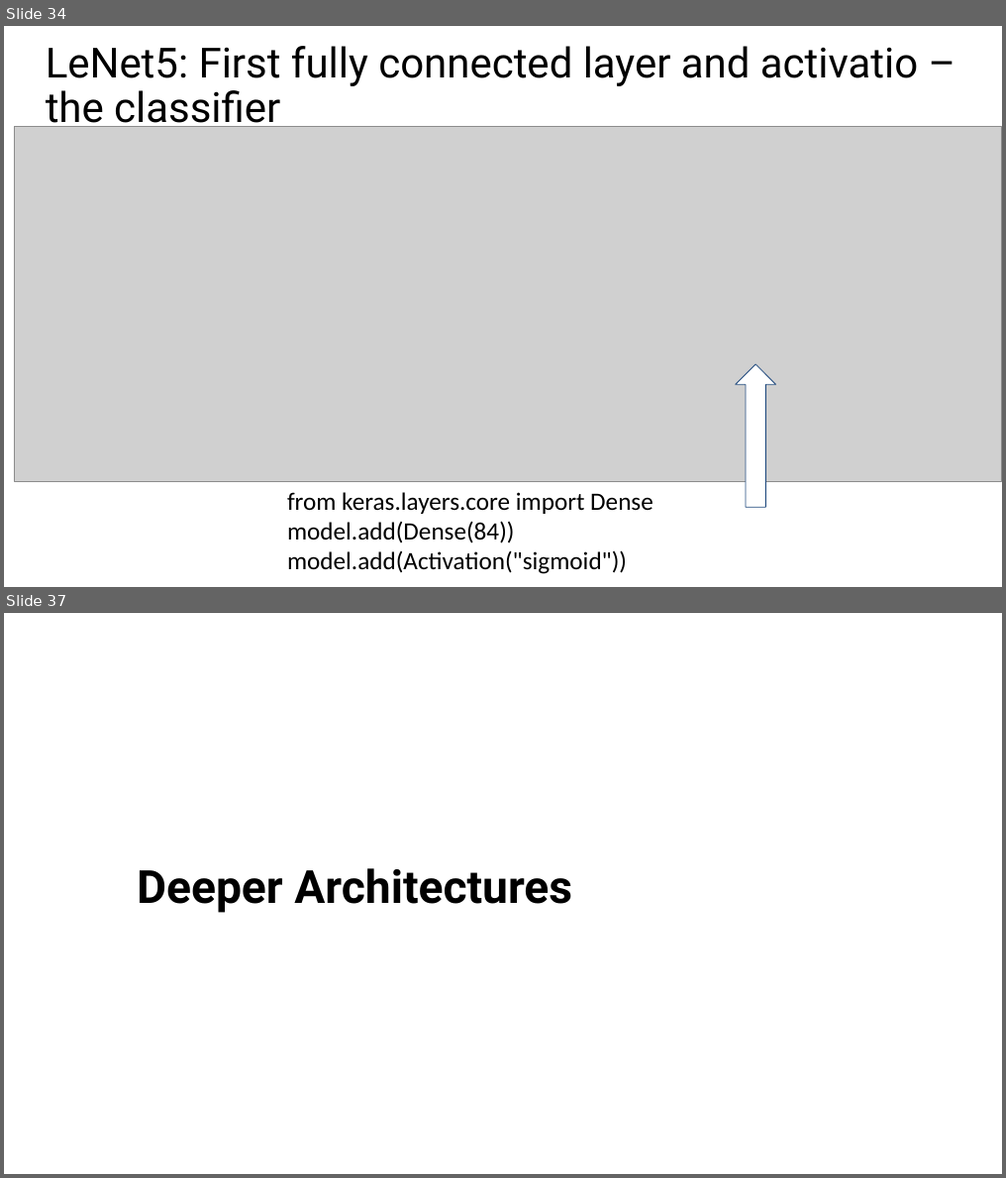
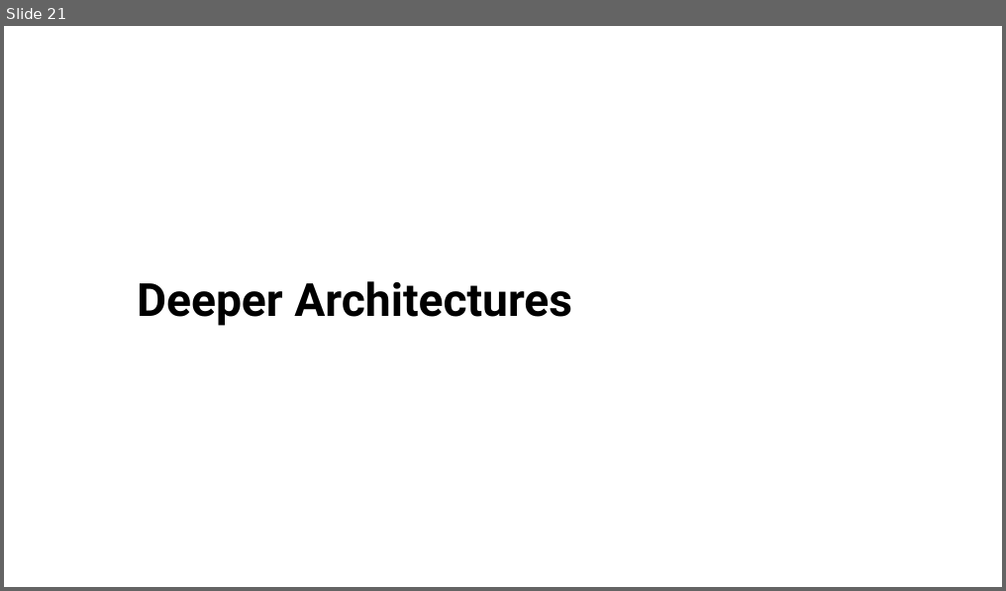
Before and after one commit to StephenElston/CSCI-E25, a slide deck: Slides/6_ConvolutionalNNs.pptx. Shown one above the other, each under a label of ours: slides 34 and 37 before the commit, slide 21 after it; the slides between them are not shown. The pictures are 1006x1178 and 1006x591 pixels, drawn with LibreOffice and Linux fonts; fonts in the diff are those of the drawing; grey boxes stand for pictures; background and template pictures are left out. Boxes give left, top, right and bottom in pixels: in the first picture for what was removed or moved away, otherwise in the second. Text is boxed around its words. In the diff, an @@ line names an element or a change of style, - is before the commit and + after.

```diff
--- a/Slides/6_ConvolutionalNNs.pptx
+++ b/Slides/6_ConvolutionalNNs.pptx
@@ slide 34 removed at <box>4,26,1002,587</box>, background #FFFFFF @@
@@ text removed at <box>46,46,918,133</box> @@
-LeNet5: First fully connected layer and activatio – the classifier
@@ picture removed at <box>14,127,1002,482</box> @@
@@ down arrow removed at <box>736,365,776,507</box> @@
@@ text removed at <box>287,492,653,574</box> @@
-from keras.layers.core import Dense
-model.add(Dense(84))
-model.add(Activation("sigmoid"))
@@ what was slide 37 is now slide 21 @@
```
Also in this commit, not shown: 16 other slides removed.
